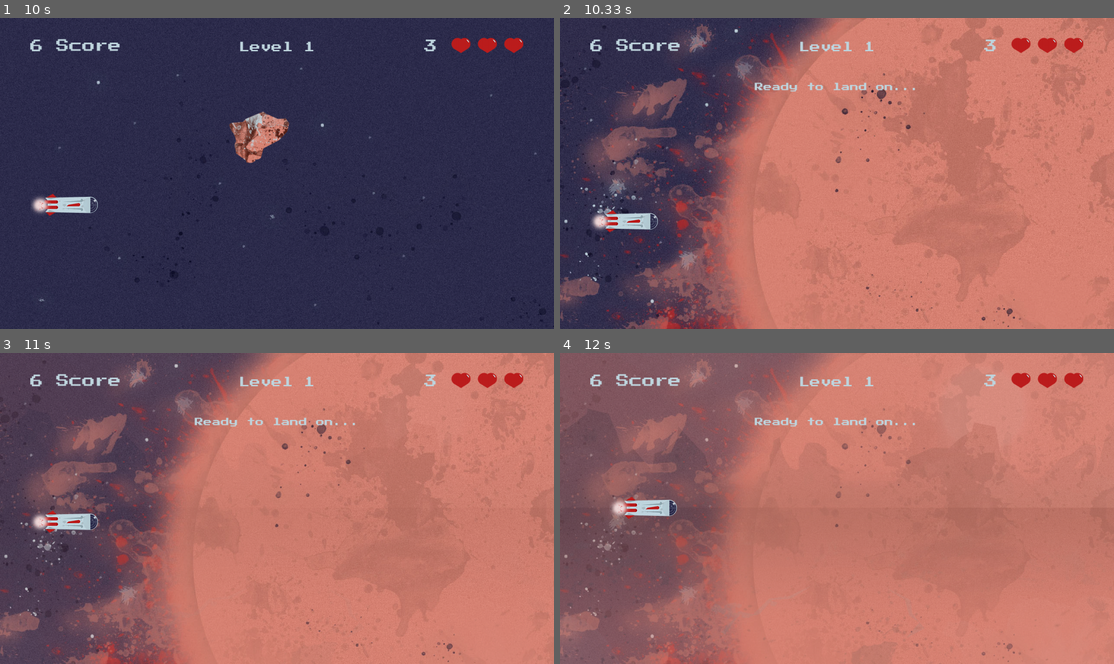
Above: before the commit, frames 1-4 (two rows, left to right).
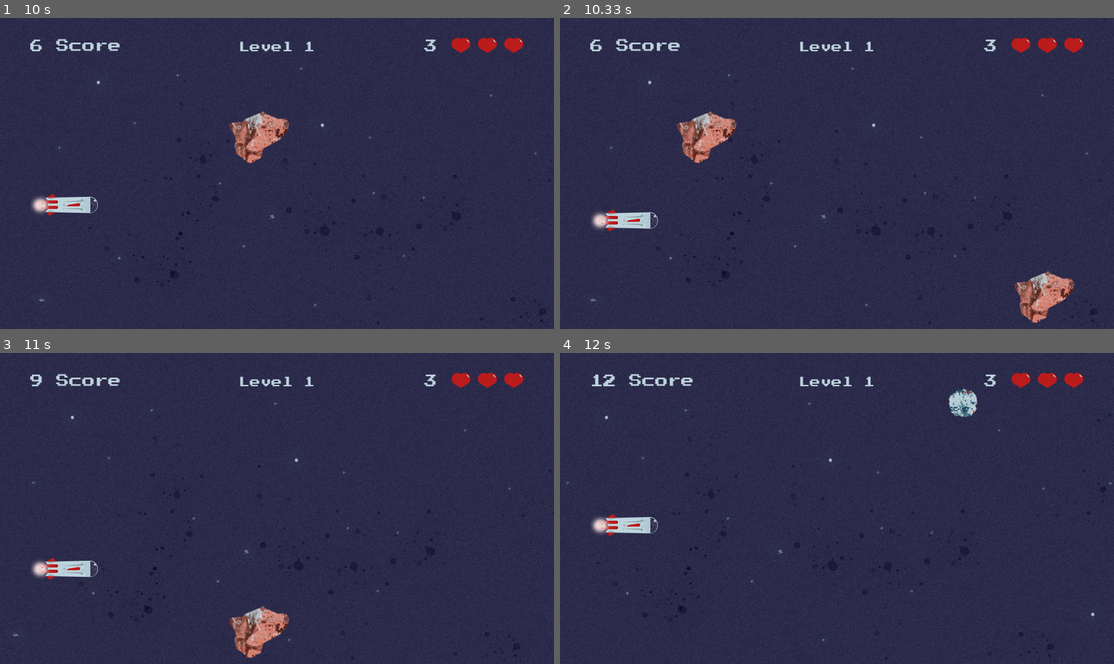
Above: after the commit, the same moments.

Repository: AdrianFSN/proyecto-final-pygame-quest
Game: pygame game, started from main.py
Same seed, same stepped clock (60 frames per second), same inputs: the game is played once before the commit and once after it.
Inputs:
- Up to frame 1 (10 s): tap Space at 0.33, 5.73, 6.03, 6.23, 6.63, 6.97, 7.3, 7.7, 8.1, 8.43, 8.77, 9.17, 9.57, 9.9 s; hold Up 5.67-6.13 s; hold Down 6.17-6.53 s; hold Up 6.57-6.87 s; hold Down 6.9-7.2 s; hold Up 7.23-7.6 s; hold Down 7.63-8 s; hold Up 8.03-8.33 s; hold Down 8.37-8.67 s; hold Up 8.7-9.07 s; hold Down 9.1-9.47 s; hold Up 9.5-9.8 s; hold Down from 9.83 s (still down)
- Up to frame 2 (10.33 s): release Down at 10.13 s; hold Up from 10.17 s (still down); tap Space at 10.23 s
- Up to frame 3 (11 s): release Up at 10.53 s; hold Down 10.57-10.93 s; tap Space at 10.63 s; hold Up from 10.97 s (still down)
- Up to frame 4 (12 s): tap Space at 11.03, 11.37, 11.7 s; release Up at 11.27 s; hold Down 11.3-11.6 s; hold Up from 11.63 s (still down)

Frame 1 is identical in both runs. In frame 2, 80% of the frame differs, in the area x 0-100%, y 0-100%; in frame 3, 98%; in frame 4, 99%.

Commit message:
feat: la frecuencia de generación de meteoritos aumenta en el nivel 2

Diff:
--- a/glumtar/__init__.py
+++ b/glumtar/__init__.py
@@ -1,6 +1,6 @@
 # Animations
 ANIMATION_FRAMES = 61  # Animations should have 60 frames.
-BG_SCROLL_SPEED = 10  # Should be 1. Increase only for testing purposes.
+BG_SCROLL_SPEED = 1  # Should be 1. Increase only for testing purposes.
 FRAMES_SPEED = 1
 AVAILABLE_BG = 5  # One more than the actual amount.
 
@@ -42,3 +42,4 @@
 COUNTDOWN_TIME = 1000
 GO_TO_RECORDS_DELAY = 7000
 METEO_FREQUENCY_LEVEL1 = 1000
+METEO_FREQUENCY_LEVEL2 = 500
--- a/glumtar/playlevel.py
+++ b/glumtar/playlevel.py
@@ -1,6 +1,6 @@
 import os
 import pygame
-from . import BG_SCROLL_SPEED, COLUMBIA_BLUE, COUNTDOWN_TIME, DEFAULT_BG_SCROLL, FONT, FONT_SIZE, FONT_SIZE_CONTROLLER, FPS, FRAMES_SPEED, GO_TO_RECORDS_DELAY, HEIGHT, TOP_MARGIN_LIMIT, METEO_FREQUENCY_LEVEL1, METEO_OUTER_MARGIN, ROBIN_EGG_BLUE, TITLE_FONT_SIZE, WIDTH
+from . import BG_SCROLL_SPEED, COLUMBIA_BLUE, COUNTDOWN_TIME, DEFAULT_BG_SCROLL, FONT, FONT_SIZE, FONT_SIZE_CONTROLLER, FPS, FRAMES_SPEED, GO_TO_RECORDS_DELAY, HEIGHT, TOP_MARGIN_LIMIT, METEO_FREQUENCY_LEVEL1, METEO_FREQUENCY_LEVEL2, METEO_OUTER_MARGIN, ROBIN_EGG_BLUE, TITLE_FONT_SIZE, WIDTH
 from .entities import Meteorite, Ship
 from tools.timers_and_countdowns import Countdown, ScrollBG
 
@@ -24,8 +24,11 @@
         self.bg_scroll = ScrollBG(DEFAULT_BG_SCROLL)
         self.set_bg_scroll = DEFAULT_BG_SCROLL
 
-        self.trigger_meteorite = pygame.USEREVENT + 1
-        pygame.time.set_timer(self.trigger_meteorite, METEO_FREQUENCY_LEVEL1)
+        self.trigger_meteorite1 = pygame.USEREVENT + 1
+        pygame.time.set_timer(self.trigger_meteorite1, METEO_FREQUENCY_LEVEL1)
+
+        self.trigger_meteorite2 = pygame.USEREVENT + 9
+        pygame.time.set_timer(self.trigger_meteorite2, METEO_FREQUENCY_LEVEL2)
 
         self.countdown = Countdown(self.screen, 5, 0)
         self.start_a_countdown = pygame.USEREVENT + 2
@@ -65,9 +68,16 @@
                     print("Alguien ha decidido salir de la aplicación por la X")
                     self.kill_game = True
                     return self.kill_game
-                if event.type == self.trigger_meteorite:
-                    if not countdown_active:
-                        self.generate_meteorites()
+                if event.type == self.trigger_meteorite1:
+                    if self.level == 1:
+                        if not countdown_active:
+                            self.generate_meteorites()
+
+                if event.type == self.trigger_meteorite2:
+                    if self.level == 2:
+                        if not countdown_active:
+                            self.generate_meteorites()
+
                 if event.type == self.start_a_countdown:
                     if countdown_active:
                         self.countdown.discount_countdown()
@@ -204,5 +214,3 @@
             game_over_title, True, COLUMBIA_BLUE)
         self.screen.blit(
             game_over_title_render, (self.pos_X, self.pos_Y))
-
-        # return self.execute_game_over
--- a/glumtar/resolvelevel.py
+++ b/glumtar/resolvelevel.py
@@ -97,7 +97,6 @@
                         self.alpha = 255
                 if event.type == self.advance_level:
                     if self.player.rect.bottom >= self.player.stop_landing:
-                        self.keep_playing_message.draw_message(self.screen)
                         self.go_to_exit = True
 
             self.screen.fill(CORAL_PINK)
